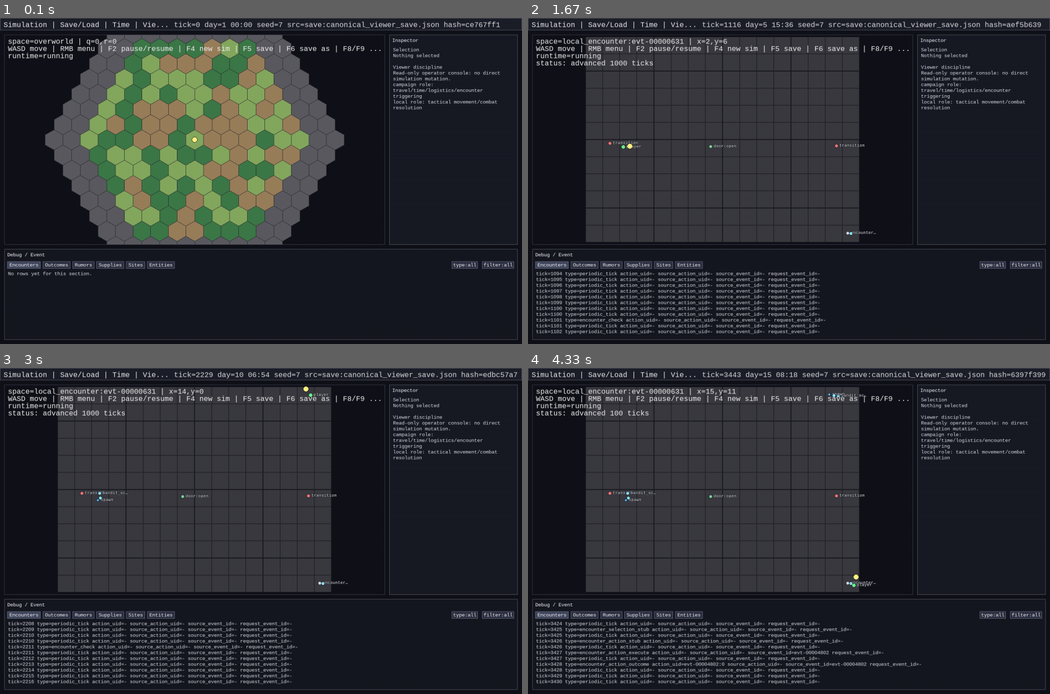
Above: before the commit, frames 1-4 (two rows, left to right).
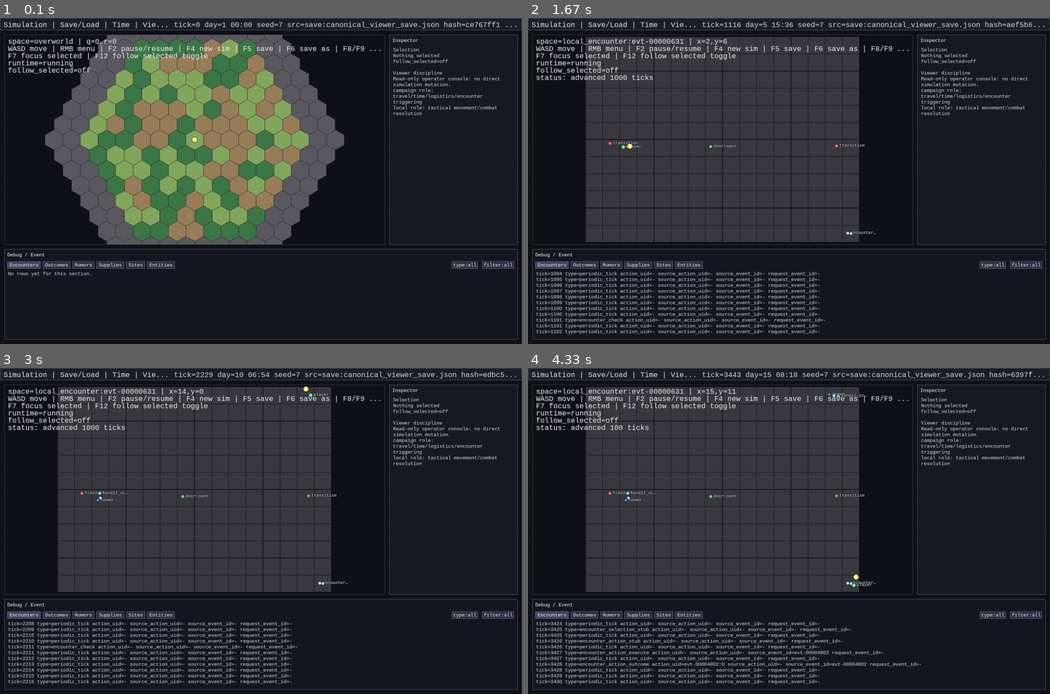
Above: after the commit, the same moments.

Repository: 7seasdotnet/Hexcrawler2
Game: pygame game, started from src/hexcrawler/__main__.py
The game is run twice, just before and just after one commit, with the same random seed, the same clock (stepped at 60 frames per second) and the same inputs.
Inputs:
- Up to frame 1 (0.1 s): no input
- Up to frame 2 (1.67 s): tap 2 at 0.33 s; tap 3 at 0.67 s; hold D 1-1.47 s; hold W from 1.55 s (still down)
- Up to frame 3 (3 s): tap 2 at 1.7 s; release W at 1.85 s; hold D 1.88-2.35 s; tap 3 at 2.03 s; hold A 2.38-2.92 s; hold S from 2.95 s (still down)
- Up to frame 4 (4.33 s): tap 2 at 3.1, 4.27 s; release S at 3.25 s; hold A 3.28-3.68 s; tap 3 at 3.43 s; hold W 3.72-4.08 s; hold D from 4.12 s (still down)

The runs differ from the first frame. In frame 1, 1.3% of the frame differs, in the area x 1-99%, y 2-30%; in frame 2, 1.5%; in frame 3, 1.5%, in the area x 1-100%, y 1-30%; in frame 4, 1.5%.

Commit message:
Add viewer follow/focus tools for selected entity

Diff:
--- a/src/hexcrawler/cli/pygame_viewer.py
+++ b/src/hexcrawler/cli/pygame_viewer.py
@@ -442,6 +442,17 @@
     event_type_filter: str | None = None
 
 
+@dataclass
+class FollowSelectionState:
+    enabled: bool = False
+    status: str = "off"
+
+
+FOLLOW_STATUS_OFF = "off"
+FOLLOW_STATUS_ON = "on"
+FOLLOW_STATUS_INACTIVE = "inactive"
+
+
 DEBUG_FILTER_MODE_ORDER: tuple[str, ...] = ("all", "selected_entity", "selected_context", "outcomes_only")
 DEBUG_CONTEXT_FILTER_KEYS: tuple[str, ...] = ("action_uid", "source_action_uid", "source_event_id", "request_event_id")
 
@@ -960,6 +971,69 @@
     if isinstance(value, str) and value.strip():
         return value
     return None
+
+
+def _selected_entity_in_active_space(sim: Simulation, selected_entity_id: str | None) -> EntityState | None:
+    if selected_entity_id is None:
+        return None
+    selected_entity = sim.state.entities.get(selected_entity_id)
+    if selected_entity is None:
+        return None
+    player = sim.state.entities.get(PLAYER_ID)
+    current_space_id = _entity_space_id(player) if player is not None else "overworld"
+    if current_space_id is None:
+        current_space_id = "overworld"
+    if not _is_in_current_space(_entity_space_id(selected_entity), current_space_id):
+        return None
+    return selected_entity
+
+
+def _camera_center_for_entity(
+    entity: EntityState,
+    viewport_rect: pygame.Rect,
+    *,
+    zoom_scale: float,
+) -> tuple[float, float]:
+    size = HEX_SIZE * zoom_scale
+    return (
+        float(viewport_rect.centerx) - (float(entity.position_x) * size),
+        float(viewport_rect.centery) - (float(entity.position_y) * size),
+    )
+
+
+def _focus_camera_on_selected(
+    sim: Simulation,
+    selected_entity_id: str | None,
+    viewport_rect: pygame.Rect,
+    *,
+    zoom_scale: float,
+) -> tuple[tuple[float, float] | None, str]:
+    selected_entity = _selected_entity_in_active_space(sim, selected_entity_id)
+    if selected_entity is None:
+        return None, "focus selected: inactive"
+    center = _camera_center_for_entity(selected_entity, viewport_rect, zoom_scale=zoom_scale)
+    return center, f"focus selected: {selected_entity.entity_id}"
+
+
+def _apply_follow_selected_camera(
+    sim: Simulation,
+    selected_entity_id: str | None,
+    viewport_rect: pygame.Rect,
+    *,
+    zoom_scale: float,
+    follow_state: FollowSelectionState,
+) -> tuple[tuple[float, float] | None, str | None]:
+    if not follow_state.enabled:
+        follow_state.status = FOLLOW_STATUS_OFF
+        return None, None
+    selected_entity = _selected_entity_in_active_space(sim, selected_entity_id)
+    if selected_entity is None:
+        follow_state.enabled = False
+        follow_state.status = FOLLOW_STATUS_INACTIVE
+        return None, "follow selected: inactive"
+    follow_state.status = FOLLOW_STATUS_ON
+    center = _camera_center_for_entity(selected_entity, viewport_rect, zoom_scale=zoom_scale)
+    return center, None
 
 
 def _truncate_label(text: str, max_length: int = 10) -> str:
@@ -1310,6 +1384,7 @@
     font: pygame.font.Font,
     runtime_state: ViewerRuntimeState,
     bar_rect: pygame.Rect,
+    follow_state: FollowSelectionState,
 ) -> None:
     pygame.draw.rect(screen, (28, 30, 40), bar_rect)
     pygame.draw.rect(screen, (95, 98, 110), bar_rect, 1)
@@ -1323,7 +1398,7 @@
     identity = runtime_state.last_loaded_identity or f"map:{Path(runtime_state.map_path).name}"
     metadata_text = (
         f"tick={sim.state.tick} day={day_display} {hours:02d}:{minutes:02d} "
-        f"seed={sim.seed} src={identity} hash={hash_suffix}"
+        f"seed={sim.seed} src={identity} hash={hash_suffix} follow={follow_state.status}"
     )
     sections_text = "Simulation | Save/Load | Time | View | Debug"
     left_label = _truncate_text_to_pixel_width(sections_text, font, 460)
@@ -1340,6 +1415,7 @@
     hover_message: str | None,
     runtime_state: ViewerRuntimeState,
     world_rect: pygame.Rect,
+    follow_state: FollowSelectionState,
 ) -> None:
     entity = sim.state.entities[PLAYER_ID]
     active_space = sim.state.world.spaces.get(entity.space_id)
@@ -1351,7 +1427,9 @@
     lines = [
         context_line,
         "WASD move | RMB menu | F2 pause/resume | F4 new sim | F5 save | F6 save as | F8/F9 load | 1/2/3 advance | ESC quit",
+        "F7 focus selected | F12 follow selected toggle",
         f"runtime={'paused' if runtime_state.paused else 'running'}",
+        f"follow_selected={follow_state.status}",
     ]
     if status_message:
         lines.append(f"status: {status_message}")
@@ -1607,14 +1685,15 @@
     font: pygame.font.Font,
     panel_rect: pygame.Rect,
     scroll_offset: int,
+    follow_state: FollowSelectionState,
 ) -> tuple[pygame.Rect, int]:
     content_rect = _render_panel_frame(screen, panel_rect, "Inspector", font)
     selected_entity_id = sim.selected_entity_id(owner_entity_id=PLAYER_ID)
     lines: list[str] = []
     if selected_entity_id:
-        lines.extend(_selected_entity_lines(sim, selected_entity_id))
+        lines.extend(_selected_entity_lines(sim, selected_entity_id, follow_status=follow_state.status))
     else:
-        lines.extend(["Selection", "Nothing selected"])
+        lines.extend(["Selection", "Nothing selected", f"follow_selected={follow_state.status}"])
     lines.extend(
         [
             "",
@@ -2013,7 +2092,12 @@
     return "selection cleared"
 
 
-def _selected_entity_lines(sim: Simulation, selected_entity_id: str) -> list[str]:
+def _selected_entity_lines(
+    sim: Simulation,
+    selected_entity_id: str,
+    *,
+    follow_status: str = FOLLOW_STATUS_OFF,
+) -> list[str]:
     entity = sim.state.entities.get(selected_entity_id)
     if entity is None:
         return ["Selection", f"entity_id={selected_entity_id}", "Entity not found in current simulation state."]
@@ -2042,6 +2126,7 @@
         f"source_belief_id={source_belief_id if source_belief_id else '-'}",
         f"source_action_uid={source_action_uid}",
         "selected_state=active",
+        f"follow_selected={follow_status}",
         "",
         "Recent relevant events",
     ]
@@ -2518,6 +2603,7 @@
     active_panel_section = "encounters"
     rumor_panel_state = RumorPanelState()
     debug_filter_state = DebugFilterState()
+    follow_state = FollowSelectionState()
     show_local_arena_overlay = False
     debug_panel_cache = DebugPanelRenderCache()
 
@@ -2600,6 +2686,35 @@
             elif event.type == pygame_module.KEYDOWN and event.key == pygame_module.K_F11:
                 _cycle_debug_event_type_filter(sim, debug_filter_state)
                 status_message = _debug_filter_label(debug_filter_state)
+            elif event.type == pygame_module.KEYDOWN and event.key == pygame_module.K_F12:
+                follow_state.enabled = not follow_state.enabled
+                if follow_state.enabled:
+                    selected_entity_id = sim.selected_entity_id(owner_entity_id=PLAYER_ID)
+                    center, follow_message = _apply_follow_selected_camera(
+                        sim,
+                        selected_entity_id,
+                        viewport_rect,
+                        zoom_scale=world_zoom_scale,
+                        follow_state=follow_state,
+                    )
+                    if center is not None:
+                        world_center = center
+                    status_message = follow_message or "follow selected: on"
+                else:
+                    follow_state.status = FOLLOW_STATUS_OFF
+                    status_message = "follow selected: off"
+            elif event.type == pygame_module.KEYDOWN and event.key == pygame_module.K_F7:
+                selected_entity_id = sim.selected_entity_id(owner_entity_id=PLAYER_ID)
+                center, focus_message = _focus_camera_on_selected(
+                    sim,
+                    selected_entity_id,
+                    viewport_rect,
+                    zoom_scale=world_zoom_scale,
+                )
+                if center is not None:
+                    world_center = center
+                    local_camera_cache.center = center
+                status_message = focus_message
             elif event.type == pygame_module.KEYDOWN and event.key in (pygame_module.K_PAGEUP, pygame_module.K_PAGEDOWN):
                 delta = -1 if event.key == pygame_module.K_PAGEUP else 1
                 panel_scroll.scroll(
@@ -2763,6 +2878,19 @@
             local_camera_cache = LocalCameraCache(center=(float(viewport_rect.centerx), float(viewport_rect.centery)), zoom_scale=1.0)
             previous_snapshot = current_snapshot
         world_center, world_zoom_scale = _cached_camera_center_and_zoom(sim, viewport_rect, local_camera_cache)
+        selected_entity_id = sim.selected_entity_id(owner_entity_id=PLAYER_ID)
+        follow_center, follow_message = _apply_follow_selected_camera(
+            sim,
+            selected_entity_id,
+            viewport_rect,
+            zoom_scale=world_zoom_scale,
+            follow_state=follow_state,
+        )
+        if follow_center is not None:
+            world_center = follow_center
+            local_camera_cache.center = follow_center
+        if follow_message is not None:
+            status_message = follow_message
 
         hover_message: str | None = None
         mouse_pos = pygame_module.mouse.get_pos()
@@ -2783,8 +2911,8 @@
                 _draw_entity(screen, interpolated[0], interpolated[1], world_center, world_zoom_scale, clip_rect=viewport_rect)
             else:
                 _draw_spawned_entity(screen, interpolated[0], interpolated[1], world_center, world_zoom_scale, clip_rect=viewport_rect)
-        _draw_top_control_bar(screen, sim, font, runtime_state, layout.control_bar)
-        _draw_hud(screen, sim, font, status_message, hover_message, runtime_state, layout.world_view)
+        _draw_top_control_bar(screen, sim, font, runtime_state, layout.control_bar, follow_state)
+        _draw_hud(screen, sim, font, status_message, hover_message, runtime_state, layout.world_view, follow_state)
         if show_local_arena_overlay:
             _draw_local_arena_overlay(screen, sim, world_center, marker_font, world_zoom_scale, clip_rect=viewport_rect)
         inspector_content_rect, inspector_total_lines = _draw_inspector_panel(
@@ -2793,6 +2921,7 @@
             debug_font,
             layout.inspector_panel,
             inspector_scroll,
+            follow_state,
         )
         panel_section_rects, panel_section_counts = _draw_encounter_debug_panel(
             screen,
--- a/tests/test_pygame_viewer_cli.py
+++ b/tests/test_pygame_viewer_cli.py
@@ -669,6 +669,16 @@
     assert any("type=viewer_trace_line" in line for line in lines)
 
 
+def test_selected_entity_lines_include_follow_status_indicator() -> None:
+    sim = _build_viewer_simulation("content/examples/basic_map.json", with_encounters=False)
+    investigator = EntityState(entity_id="investigator:follow", position_x=1.0, position_y=1.0, space_id="overworld")
+    sim.add_entity(investigator)
+
+    lines = _selected_entity_lines(sim, investigator.entity_id, follow_status="inactive")
+
+    assert any(line == "follow_selected=inactive" for line in lines)
+
+
 def test_event_trace_entry_mentions_entity_checks_known_fields_only() -> None:
     entry = {
         "event_type": "viewer_known_fields",
--- a/tests/test_pygame_viewer_runtime.py
+++ b/tests/test_pygame_viewer_runtime.py
@@ -1,4 +1,19 @@
-from hexcrawler.cli.pygame_viewer import _drain_sim_accumulator
+import pygame
+
+from hexcrawler.cli.pygame_viewer import (
+    FOLLOW_STATUS_INACTIVE,
+    FOLLOW_STATUS_OFF,
+    FOLLOW_STATUS_ON,
+    HEX_SIZE,
+    PLAYER_ID,
+    FollowSelectionState,
+    _apply_follow_selected_camera,
+    _build_viewer_simulation,
+    _drain_sim_accumulator,
+    _focus_camera_on_selected,
+)
+from hexcrawler.sim.core import EntityState
+from hexcrawler.sim.hash import simulation_hash, world_hash
 
 
 def test_drain_sim_accumulator_handles_invalid_values() -> None:
@@ -11,3 +26,120 @@
     remaining, ticks = _drain_sim_accumulator(0.45, 0.1, paused=False)
     assert ticks == 4
     assert 0.049 <= remaining <= 0.051
+
+
+def test_focus_camera_on_selected_centers_active_space_entity() -> None:
+    sim = _build_viewer_simulation("content/examples/basic_map.json", with_encounters=False)
+    entity = EntityState(entity_id="observer:focus", position_x=3.0, position_y=-2.0, space_id="overworld")
+    sim.add_entity(entity)
+
+    viewport = pygame.Rect(0, 0, 1000, 600)
+    center, message = _focus_camera_on_selected(sim, entity.entity_id, viewport, zoom_scale=1.0)
+
+    assert center == (500.0 - (3.0 * HEX_SIZE), 300.0 - (-2.0 * HEX_SIZE))
+    assert message == "focus selected: observer:focus"
+
+
+def test_follow_toggle_is_viewer_local_and_non_mutating() -> None:
+    sim = _build_viewer_simulation("content/examples/basic_map.json", with_encounters=False)
+    entity = EntityState(entity_id="observer:follow", position_x=1.0, position_y=1.0, space_id="overworld")
+    sim.add_entity(entity)
+    follow_state = FollowSelectionState(enabled=True)
+
+    viewport = pygame.Rect(0, 0, 800, 500)
+    world_before = world_hash(sim.state.world)
+    sim_hash_before = simulation_hash(sim)
+    input_before = len(sim.input_log)
+
+    center, message = _apply_follow_selected_camera(
+        sim,
+        entity.entity_id,
+        viewport,
+        zoom_scale=1.0,
+        follow_state=follow_state,
+    )
+
+    assert center is not None
+    assert message is None
+    assert follow_state.status == FOLLOW_STATUS_ON
+    assert world_hash(sim.state.world) == world_before
+    assert simulation_hash(sim) == sim_hash_before
+    assert len(sim.input_log) == input_before
+
+
+def test_follow_tracks_selected_entity_movement_in_active_space() -> None:
+    sim = _build_viewer_simulation("content/examples/basic_map.json", with_encounters=False)
+    entity = EntityState(entity_id="observer:track", position_x=0.0, position_y=0.0, space_id="overworld")
+    sim.add_entity(entity)
+    follow_state = FollowSelectionState(enabled=True)
+    viewport = pygame.Rect(0, 0, 1000, 600)
+
+    center_a, _ = _apply_follow_selected_camera(
+        sim,
+        entity.entity_id,
+        viewport,
+        zoom_scale=1.0,
+        follow_state=follow_state,
+    )
+    entity.position_x = 4.0
+    entity.position_y = 2.5
+    center_b, _ = _apply_follow_selected_camera(
+        sim,
+        entity.entity_id,
+        viewport,
+        zoom_scale=1.0,
+        follow_state=follow_state,
+    )
+
+    assert center_a != center_b
+    assert center_b == (500.0 - (4.0 * HEX_SIZE), 300.0 - (2.5 * HEX_SIZE))
+
+
+def test_follow_fails_soft_for_missing_or_out_of_space_selection() -> None:
+    sim = _build_viewer_simulation("content/examples/basic_map.json", with_encounters=False)
+    follow_state = FollowSelectionState(enabled=True)
+    viewport = pygame.Rect(0, 0, 900, 700)
+
+    center_missing, message_missing = _apply_follow_selected_camera(
+        sim,
+        "missing:entity",
+        viewport,
+        zoom_scale=1.0,
+        follow_state=follow_state,
+    )
+    assert center_missing is None
+    assert message_missing == "follow selected: inactive"
+    assert follow_state.enabled is False
+    assert follow_state.status == FOLLOW_STATUS_INACTIVE
+
+    local_entity = EntityState(entity_id="observer:local", position_x=1.0, position_y=1.0, space_id="local:other")
+    sim.add_entity(local_entity)
+    follow_state.enabled = True
+    center_other, message_other = _apply_follow_selected_camera(
+        sim,
+        local_entity.entity_id,
+        viewport,
+        zoom_scale=1.0,
+        follow_state=follow_state,
+    )
+    assert center_other is None
+    assert message_other == "follow selected: inactive"
+    assert follow_state.status == FOLLOW_STATUS_INACTIVE
+
+
+def test_follow_off_state_reports_off_without_camera_changes() -> None:
+    sim = _build_viewer_simulation("content/examples/basic_map.json", with_encounters=False)
+    follow_state = FollowSelectionState(enabled=False, status=FOLLOW_STATUS_ON)
+    viewport = pygame.Rect(0, 0, 640, 360)
+
+    center, message = _apply_follow_selected_camera(
+        sim,
+        PLAYER_ID,
+        viewport,
+        zoom_scale=1.0,
+        follow_state=follow_state,
+    )
+
+    assert center is None
+    assert message is None
+    assert follow_state.status == FOLLOW_STATUS_OFF
Not shown, changed: docs/STATUS.md
